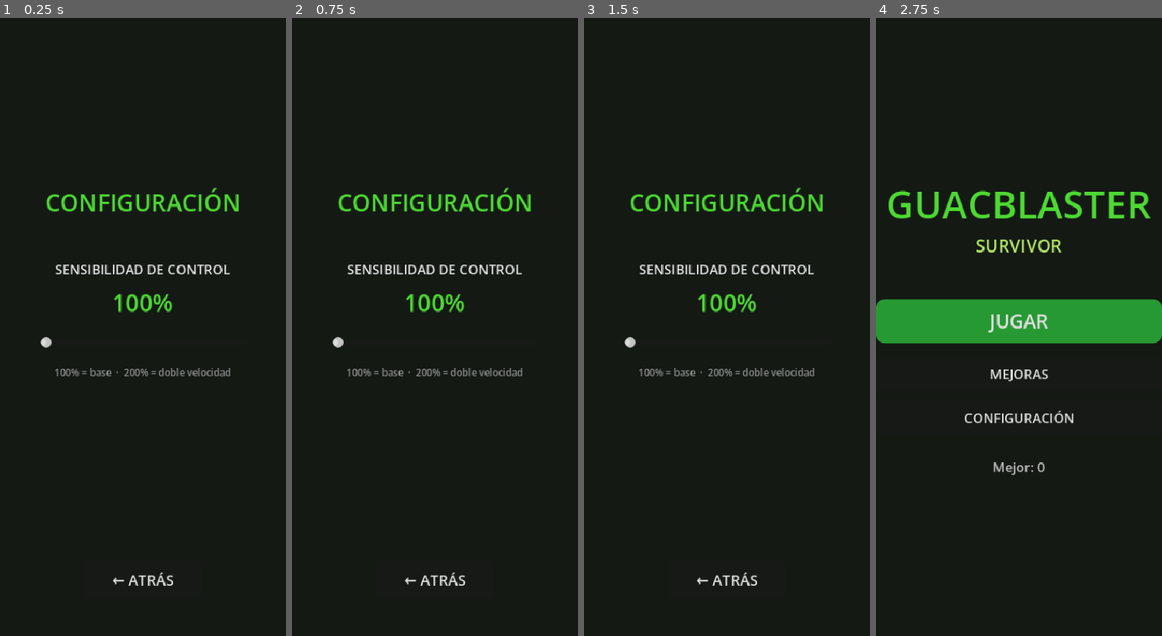
Above: before the commit, frames 1-4 (left to right).
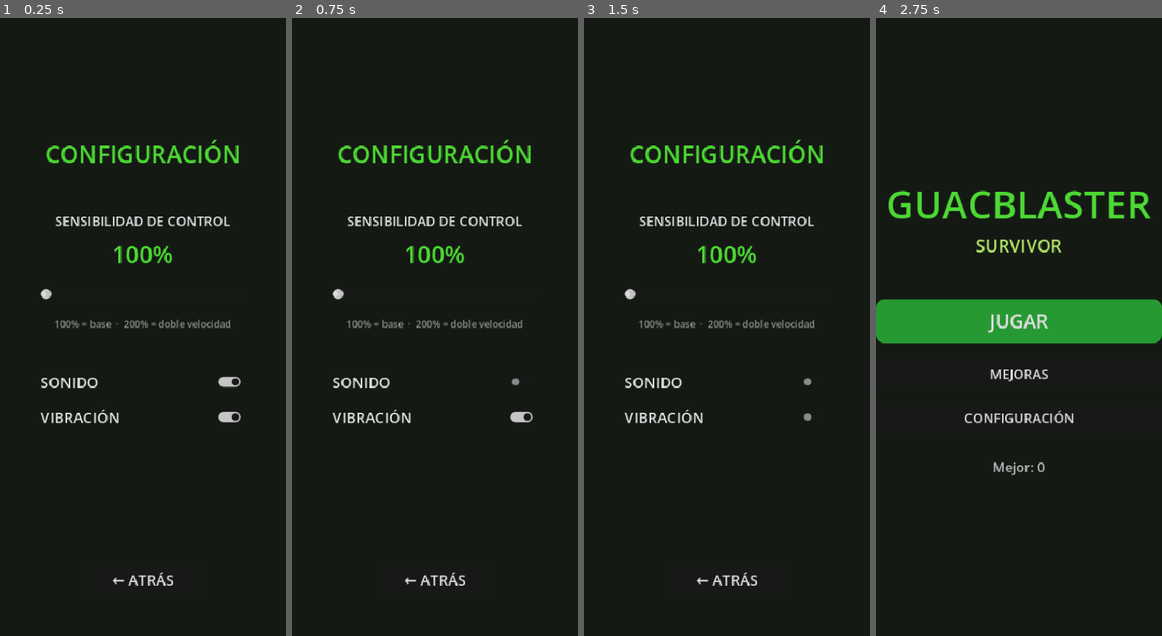
Above: after the commit, the same moments.

Repository: JoseNoIP/gb-GuacBlaster-Survivor
Game: Godot game, scene res://src/scenes/SettingsScreen.tscn
Same seed, same stepped clock (60 frames per second), same inputs: the game is played once before the commit and once after it. This scene is started directly instead of the project's main scene.
Inputs (mouse positions are in pixels of both pictures, inside the frame that each line leads up to):
- Up to frame 1 (0.25 s): no input
- Up to frame 2 (0.75 s): click (520, 382) at 0.52 s
- Up to frame 3 (1.5 s): click (812, 419) at 1.27 s
- Up to frame 4 (2.75 s): click "← ATRÁS" at 2 s

The runs differ from the first frame. In frame 1, 5.5% of the frame differs, in the area x 14-85%, y 19-66%; in frame 2, 5.4%; in frame 3, 5.3%; in frame 4, nothing differs.

Commit message:
feat: implement sound and vibration settings in the settings screen, update SaveManager and AudioManager for persistence

Diff:
--- a/src/core/SaveManager.gd
+++ b/src/core/SaveManager.gd
@@ -18,6 +18,8 @@
 	"total_sessions": 0,
 	"victories": 0,
 	"swipe_sensitivity": 1.0,
+	"sound_enabled": true,
+	"vibration_enabled": true,
 }
 
 func _ready() -> void:
@@ -70,6 +72,20 @@
 	_data["swipe_sensitivity"] = clampf(value, 1.0, 2.0)
 	_save()
 
+func get_sound_enabled() -> bool:
+	return bool(_data.get("sound_enabled", true))
+
+func set_sound_enabled(value: bool) -> void:
+	_data["sound_enabled"] = value
+	_save()
+
+func get_vibration_enabled() -> bool:
+	return bool(_data.get("vibration_enabled", true))
+
+func set_vibration_enabled(value: bool) -> void:
+	_data["vibration_enabled"] = value
+	_save()
+
 func purchase_upgrade(upgrade_id: StringName) -> bool:
 	var current_level: int = get_upgrade_level(upgrade_id)
 	if current_level >= Constants.META_MAX_UPGRADE_LEVEL:
--- a/src/features/audio/AudioManager.gd
+++ b/src/features/audio/AudioManager.gd
@@ -23,6 +23,8 @@
 	_missing_warned.erase(sound_id)
 
 func play_sfx(sound_id: StringName) -> void:
+	if not SaveManager.get_sound_enabled():
+		return
 	if not _sfx_players.has(sound_id):
 		if not _missing_warned.get(sound_id, false):
 			push_warning("AudioManager: SFX '%s' not registered — add an AudioStreamPlayer" % sound_id)
@@ -33,7 +35,11 @@
 		player.play()
 
 func trigger_haptic_light() -> void:
+	if not SaveManager.get_vibration_enabled():
+		return
 	Input.vibrate_handheld(10)
 
 func trigger_haptic_heavy() -> void:
+	if not SaveManager.get_vibration_enabled():
+		return
 	Input.vibrate_handheld(50)
--- a/src/scenes/SettingsScreen.gd
+++ b/src/scenes/SettingsScreen.gd
@@ -1,6 +1,6 @@
 class_name SettingsScreen
 extends Node2D
-## Settings screen. Currently exposes swipe sensitivity configuration.
+## Settings screen: swipe sensitivity, sound on/off, vibration on/off.
 
 const MAIN_MENU_SCENE: String = "res://src/scenes/MainMenu.tscn"
 
@@ -12,6 +12,8 @@
 
 var _sensitivity_pct: int = 100
 var _sensitivity_label: Label
+var _sound_toggle: CheckButton
+var _vibration_toggle: CheckButton
 
 func _ready() -> void:
 	var raw: int = roundi(SaveManager.get_swipe_sensitivity() * 100.0)
@@ -86,6 +88,16 @@
 	hint.add_theme_color_override(&"font_color", HINT_COLOR)
 	section.add_child(hint)
 
+	var sep2: Control = Control.new()
+	sep2.custom_minimum_size = Vector2(0.0, 16.0)
+	root.add_child(sep2)
+
+	var sound_row := _build_toggle_row("SONIDO", SaveManager.get_sound_enabled(), _on_sound_toggled)
+	root.add_child(sound_row)
+	var vib_enabled: bool = SaveManager.get_vibration_enabled()
+	var vib_row := _build_toggle_row("VIBRACIÓN", vib_enabled, _on_vibration_toggled)
+	root.add_child(vib_row)
+
 	var spacer_bottom: Control = Control.new()
 	spacer_bottom.size_flags_vertical = Control.SIZE_EXPAND_FILL
 	root.add_child(spacer_bottom)
@@ -102,13 +114,51 @@
 	spacer_final.custom_minimum_size = Vector2(0.0, 32.0)
 	root.add_child(spacer_final)
 
+func _build_toggle_row(
+		label_text: String, initial_value: bool, callback: Callable
+) -> HBoxContainer:
+	var row: HBoxContainer = HBoxContainer.new()
+	row.add_theme_constant_override(&"separation", 16)
+	row.size_flags_horizontal = Control.SIZE_SHRINK_CENTER
+	row.custom_minimum_size = Vector2(280.0, 0.0)
+
+	var lbl: Label = Label.new()
+	lbl.text = label_text
+	lbl.size_flags_horizontal = Control.SIZE_EXPAND_FILL
+	lbl.add_theme_font_size_override(&"font_size", 20)
+	lbl.add_theme_color_override(&"font_color", LABEL_COLOR)
+	row.add_child(lbl)
+
+	var toggle: CheckButton = CheckButton.new()
+	toggle.button_pressed = initial_value
+	toggle.toggled.connect(callback)
+	if label_text == "SONIDO":
+		_sound_toggle = toggle
+	else:
+		_vibration_toggle = toggle
+	row.add_child(toggle)
+
+	return row
+
 func _on_slider_changed(value: float) -> void:
 	_sensitivity_pct = int(value)
 	_sensitivity_label.text = "%d%%" % _sensitivity_pct
 	SaveManager.set_swipe_sensitivity(float(_sensitivity_pct) / 100.0)
+
+func _on_sound_toggled(pressed: bool) -> void:
+	SaveManager.set_sound_enabled(pressed)
+
+func _on_vibration_toggled(pressed: bool) -> void:
+	SaveManager.set_vibration_enabled(pressed)
 
 func _on_back_pressed() -> void:
 	get_tree().change_scene_to_file.call_deferred(MAIN_MENU_SCENE)
 
 func get_sensitivity_label() -> Label:
 	return _sensitivity_label
+
+func get_sound_toggle() -> CheckButton:
+	return _sound_toggle
+
+func get_vibration_toggle() -> CheckButton:
+	return _vibration_toggle
--- a/tests/unit/test_save_manager.gd
+++ b/tests/unit/test_save_manager.gd
@@ -116,3 +116,31 @@
 func test_set_swipe_sensitivity_clamps_above_two() -> void:
 	SaveManager.set_swipe_sensitivity(5.0)
 	assert_almost_eq(SaveManager.get_swipe_sensitivity(), 2.0, 0.001)
+
+# --- Sound ---
+
+func test_sound_enabled_defaults_to_true() -> void:
+	assert_true(SaveManager.get_sound_enabled())
+
+func test_set_sound_enabled_stores_false() -> void:
+	SaveManager.set_sound_enabled(false)
+	assert_false(SaveManager.get_sound_enabled())
+
+func test_set_sound_enabled_stores_true() -> void:
+	SaveManager.set_sound_enabled(false)
+	SaveManager.set_sound_enabled(true)
+	assert_true(SaveManager.get_sound_enabled())
+
+# --- Vibration ---
+
+func test_vibration_enabled_defaults_to_true() -> void:
+	assert_true(SaveManager.get_vibration_enabled())
+
+func test_set_vibration_enabled_stores_false() -> void:
+	SaveManager.set_vibration_enabled(false)
+	assert_false(SaveManager.get_vibration_enabled())
+
+func test_set_vibration_enabled_stores_true() -> void:
+	SaveManager.set_vibration_enabled(false)
+	SaveManager.set_vibration_enabled(true)
+	assert_true(SaveManager.get_vibration_enabled())
Not shown, added: .gdlintrc
Not shown, changed: CLAUDE.md
Not shown, changed: idea-base.md
